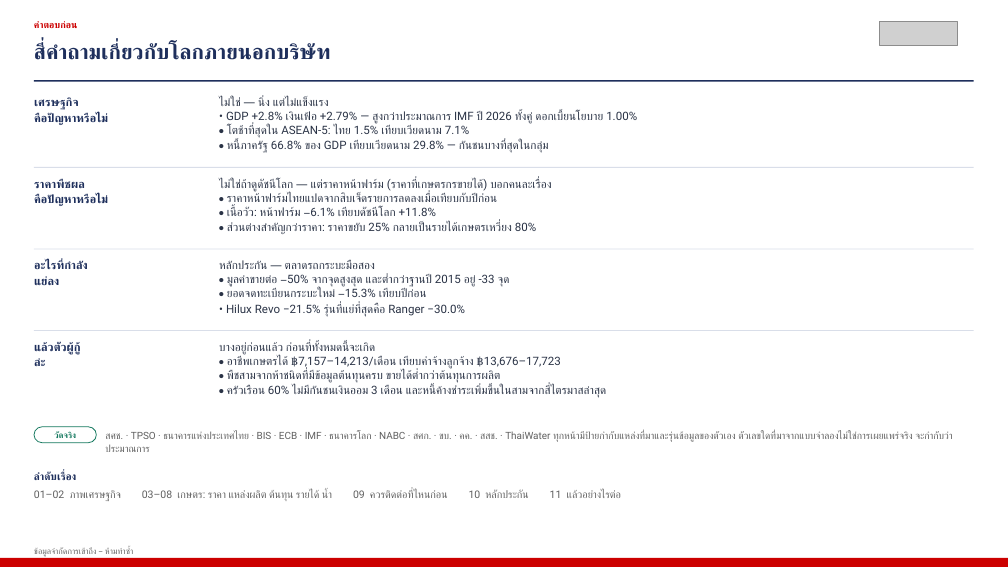
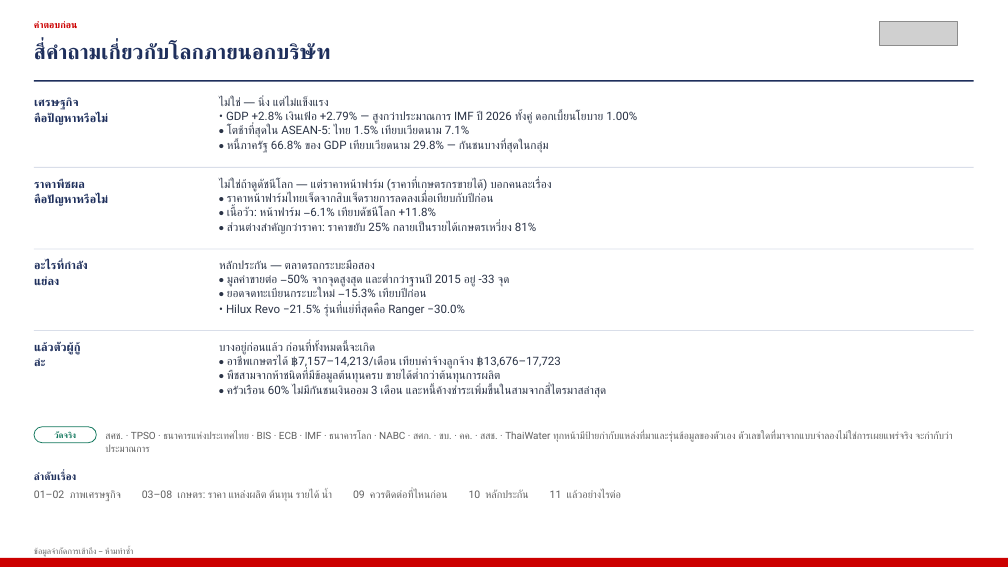
Before and after one commit to kaustavb2101/competitive-intel, a slide deck: slide 2 of docs/decks/mcom-2026-08-05-macro-TH.pptx. Drawn at 1008x567 pixels with LibreOffice and Linux fonts; fonts in the diff are those of the drawing; grey boxes stand for pictures. Boxes give left, top, right and bottom in pixels: in the first picture for what was removed or moved away, otherwise in the second. Text is boxed around its words. In the diff, an @@ line names an element or a change of style, - is before the commit and + after.

```diff
--- a/docs/decks/mcom-2026-08-05-macro-TH.pptx
+++ b/docs/decks/mcom-2026-08-05-macro-TH.pptx
@@ text at (x1=219, y1=177, x2=551, y2=234): text changed @@
-ไม่ใช่ถ้าดูดัชนีโลก — แต่ราคาหน้าฟาร์ม (ราคาที่เกษตรกรขายได้) บอกคนละเรื่อง
-• ราคาหน้าฟาร์มไทยแปดจากสิบเจ็ดรายการลดลงเมื่อเทียบกับปีก่อน
-• เนื้อวัว: หน้าฟาร์ม −6.1% เทียบดัชนีโลก +11.8%
-• ส่วนต่างสำคัญกว่าราคา: ราคาขยับ 25% กลายเป็นรายได้เกษตรเหวี่ยง 80%
+ไม่ใช่ถ้าดูดัชนีโลก — แต่ราคาหน้าฟาร์ม (ราคาที่เกษตรกรขายได้) บอกคนละเรื่อง
+• ราคาหน้าฟาร์มไทยเจ็ดจากสิบเจ็ดรายการลดลงเมื่อเทียบกับปีก่อน
+• เนื้อวัว: หน้าฟาร์ม −6.1% เทียบดัชนีโลก +11.8%
+• ส่วนต่างสำคัญกว่าราคา: ราคาขยับ 25% กลายเป็นรายได้เกษตรเหวี่ยง 81%
```
Also in this commit, not shown: 6 other slides changed, 5 other files.
